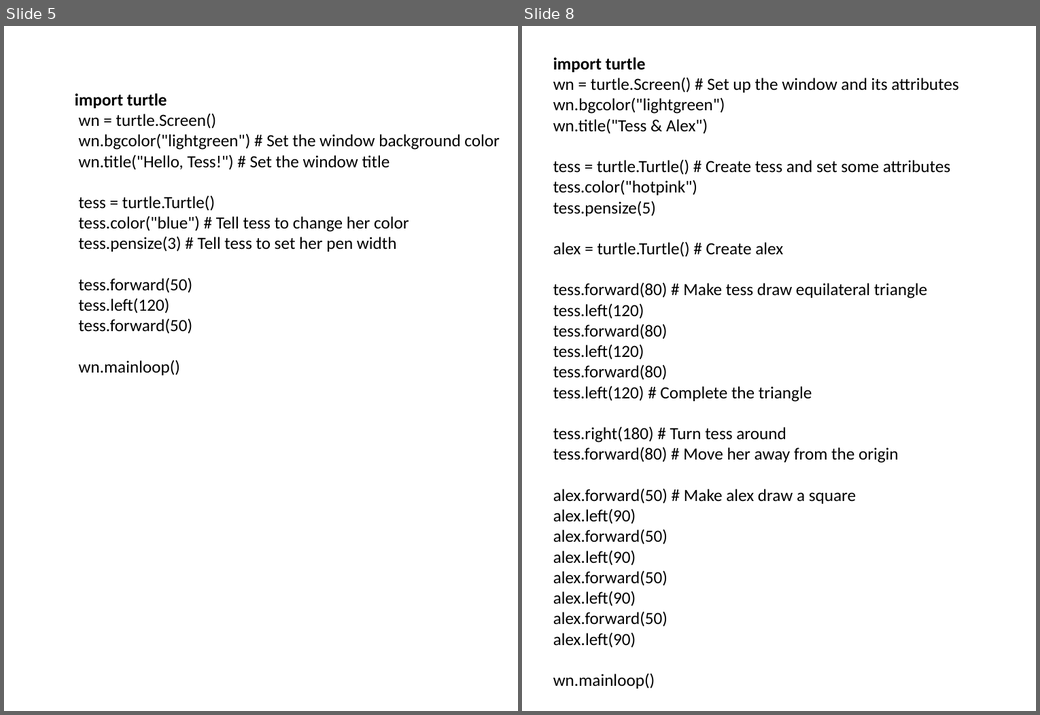
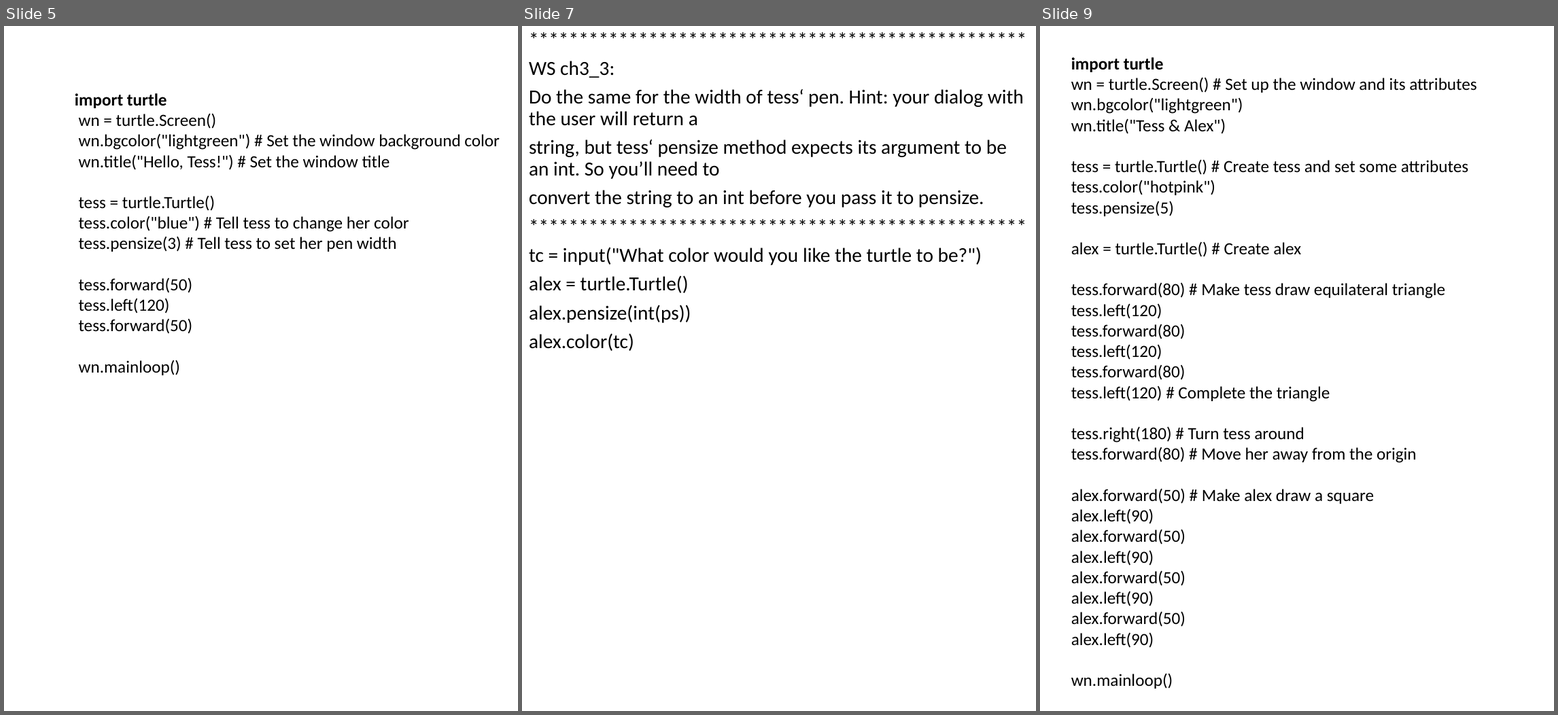
Before and after one commit to Lor3nzoMartinez/Python, a slide deck: Homework/ch 3 turtles.pptx. Shown side by side, each under a label of ours: slides 5 and 8 before the commit, slides 5, 7 and 9 after it; the slides between them are not shown. The pictures are 1040x715 and 1558x715 pixels, drawn with LibreOffice and Linux fonts; fonts in the diff are those of the drawing. Boxes give left, top, right and bottom in pixels: in the first picture for what was removed or moved away, otherwise in the second. Text is boxed around its words. In the diff, an @@ line names an element or a change of style, - is before the commit and + after.

```diff
--- a/Homework/ch 3 turtles.pptx
+++ b/Homework/ch 3 turtles.pptx
@@ slide 7 added at box(522, 26, 1036, 711), background #FFFFFF @@
@@ text added at box(529, 61, 1024, 351), 21 pt, text #000000 @@
+**************************************************
+WS ch3_3:
+Do the same for the width of tess‘ pen. Hint: your dialog with the user will return a
+string, but tess‘ pensize method expects its argument to be an int. So you’ll need to
+convert the string to an int before you pass it to pensize.
+**************************************************
+tc = input("What color would you like the turtle to be?")
+alex = turtle.Turtle()
+alex.pensize(int(ps))
+alex.color(tc)
@@ what was slide 8 is now slide 9 @@
```
Also in this commit, not shown: 5 slides changed, 1 other slide added, 1 slide removed, 16 other files.
